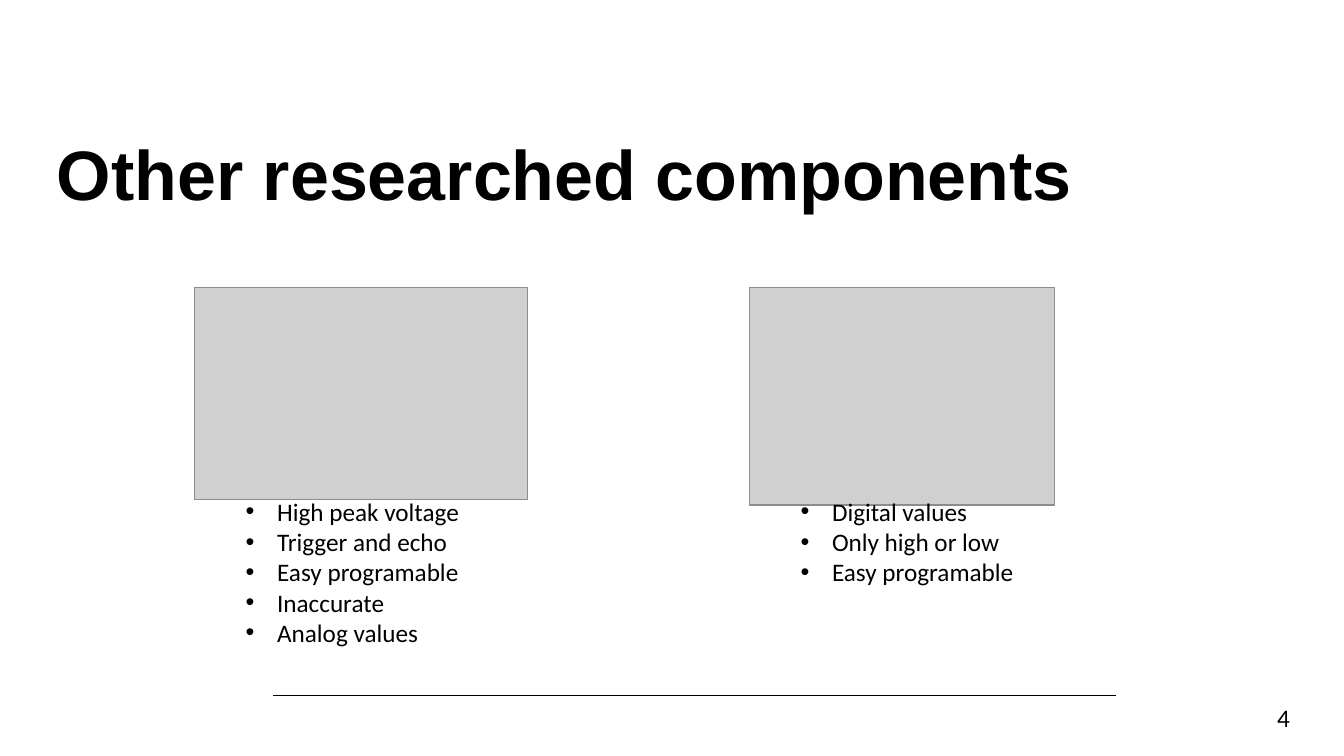
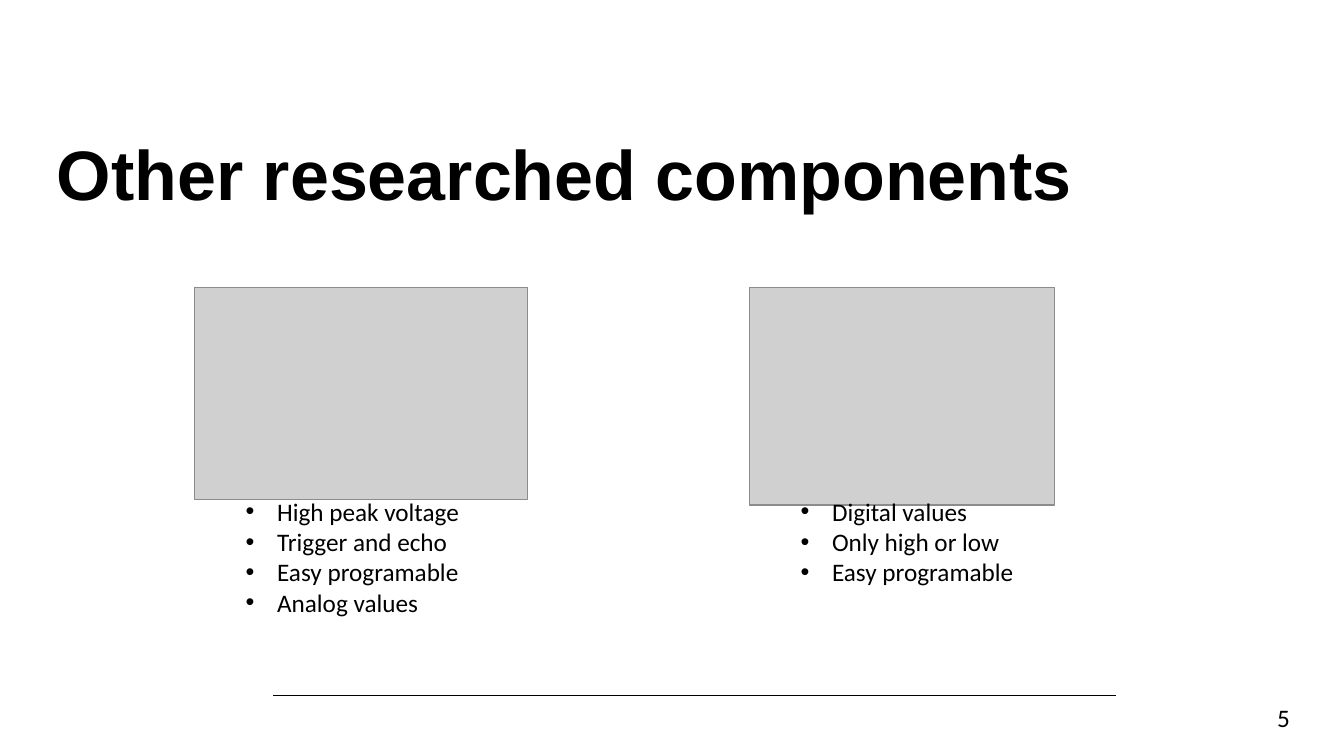
Before and after one commit to JonasVanhulst/DepthMonitor, a slide deck: slide 6 of Presentation/Elektronische_Systemen_Sensors.pptx. Drawn at 1344x756 pixels with LibreOffice and Linux fonts; fonts in the diff are those of the drawing; grey boxes stand for pictures; background and template pictures are left out. Boxes give left, top, right and bottom in pixels: in the first picture for what was removed or moved away, otherwise in the second. Text is boxed around its words. In the diff, an @@ line names an element or a change of style, - is before the commit and + after.

```diff
--- a/Presentation/Elektronische_Systemen_Sensors.pptx
+++ b/Presentation/Elektronische_Systemen_Sensors.pptx
@@ text at (x1=277, y1=595, x2=384, y2=613): paragraph removed @@
-• Inaccurate
@@ text at (x1=1277, y1=710, x2=1290, y2=727): text changed @@
-4
+5
```
Also in this commit, not shown: 7 other slides changed.
